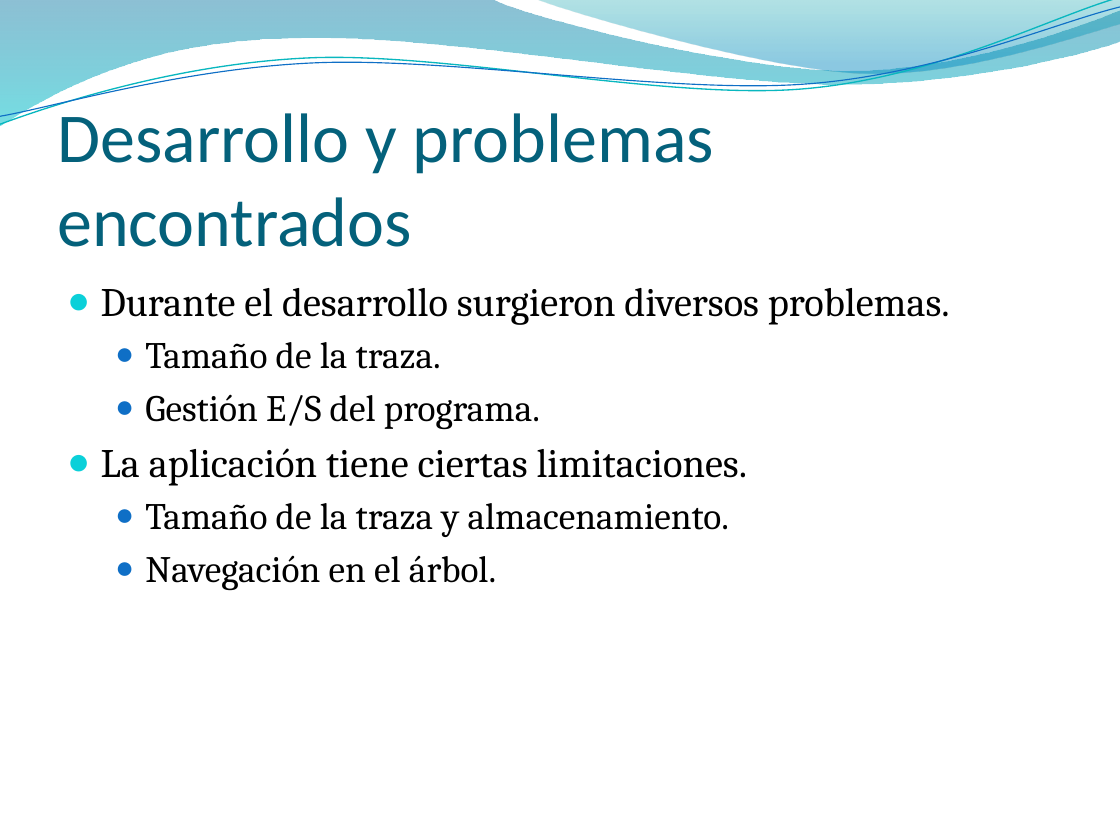
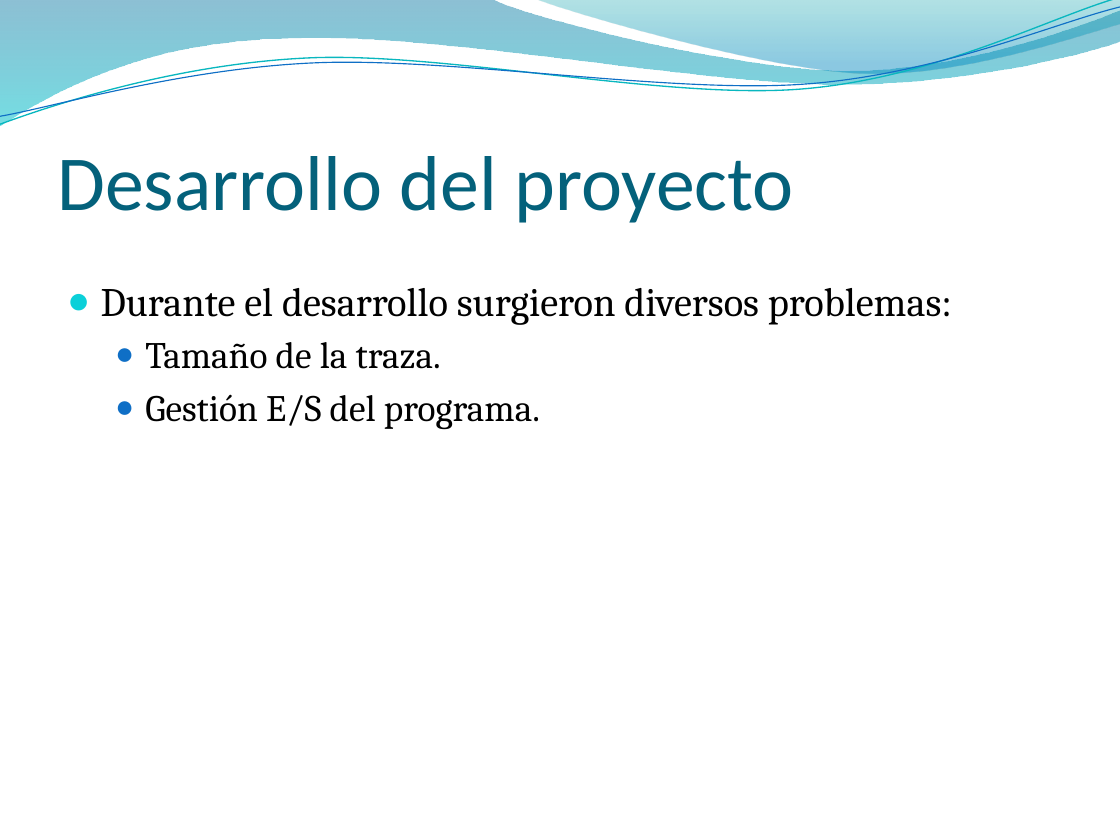
Before and after one commit to DiegoArranzGarcia/JavaTracer, a slide deck: slide 14 of JavaTracer/Analizador orientado a métodos para aplicaciones Java.pptx. Drawn at 1120x840 pixels with LibreOffice and Linux fonts; fonts in the diff are those of the drawing; background and template pictures are left out. Boxes give left, top, right and bottom in pixels: in the first picture for what was removed or moved away, otherwise in the second. Text is boxed around its words. In the diff, an @@ line names an element or a change of style, - is before the commit and + after.

```diff
--- a/JavaTracer/Analizador orientado a métodos para aplicaciones Java.pptx
+++ b/JavaTracer/Analizador orientado a métodos para aplicaciones Java.pptx
@@ title at (57, 156, 793, 223): text changed; size 45 to 50 pt @@
-Desarrollo y problemas encontrados
+Desarrollo del proyecto
@@ text at (101, 288, 952, 325): text changed @@
-● Durante el desarrollo surgieron diversos problemas.
+● Durante el desarrollo surgieron diversos problemas:
@@ text at (101, 448, 748, 591): paragraphs removed @@
-● La aplicación tiene ciertas limitaciones.
-  ● Tamaño de la traza y almacenamiento.
-  ● Navegación en el árbol.
```
Also in this commit, not shown: 6 other slides changed, 1 slide added, 2 slides removed, 1 other file.
